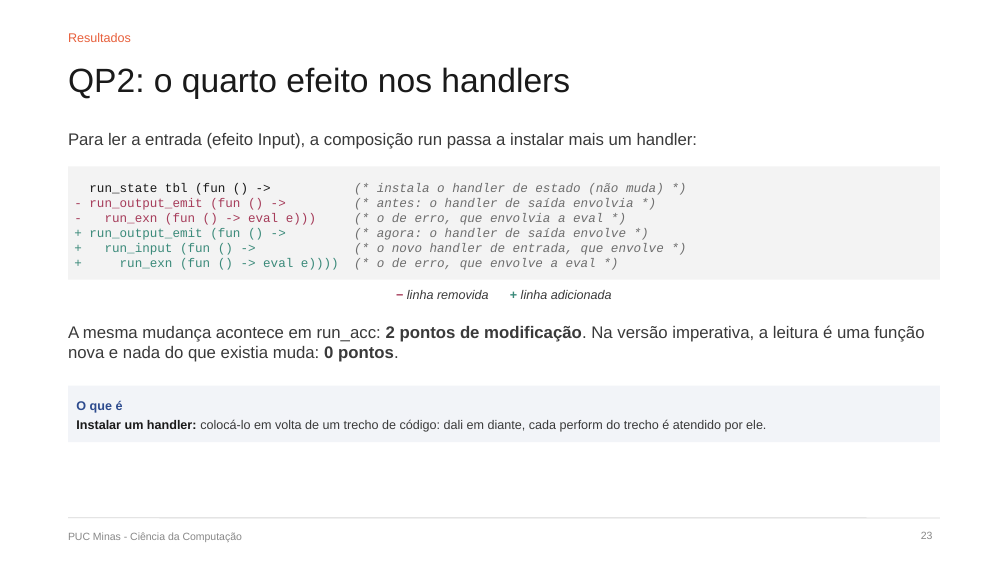
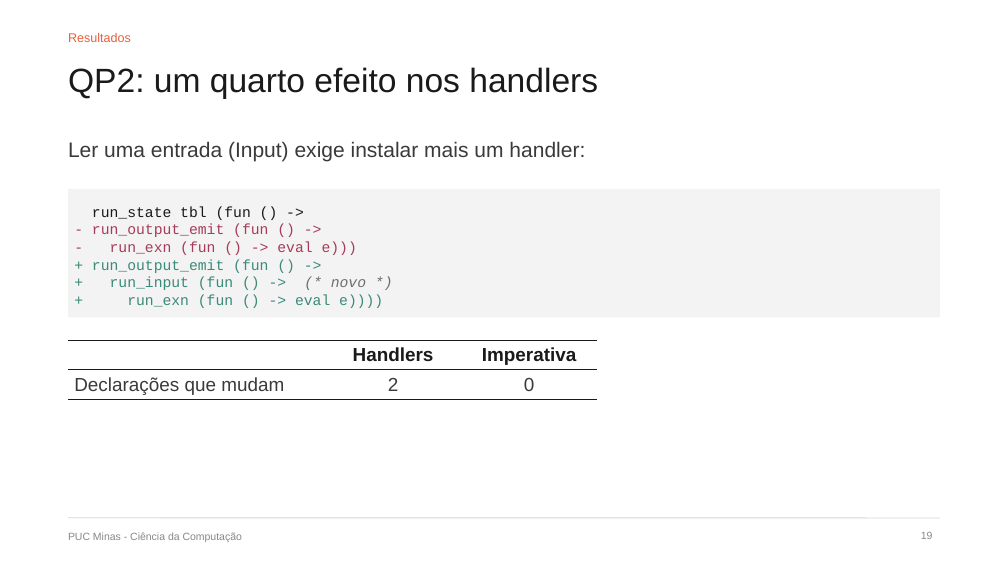
Before and after one commit to DiegoMarchioni/TCC, a slide deck: slide 19 of apresentacao/dissertacao/defesa.pptx (slide 23 before the commit). Drawn at 1008x567 pixels with LibreOffice and Linux fonts; fonts in the diff are those of the drawing. Boxes give left, top, right and bottom in pixels: in the first picture for what was removed or moved away, otherwise in the second. Text is boxed around its words. In the diff, an @@ line names an element or a change of style, - is before the commit and + after.

```diff
--- a/apresentacao/dissertacao/defesa.pptx
+++ b/apresentacao/dissertacao/defesa.pptx
@@ title at [68,67,598,99]: text changed @@
-QP2: o quarto efeito nos handlers
+QP2: um quarto efeito nos handlers
@@ text at [68,141,585,161]: text changed; size 16 to 20 pt @@
-Para ler a entrada (efeito Input), a composição run passa a instalar mais um handler:
+Ler uma entrada (Input) exige instalar mais um handler:
@@ rectangle: place and size @@
-rectangle at [68,166,940,280]
+rectangle at [68,189,940,318]
@@ text at [92,206,383,308]: text changed; size 12 to 14 pt; text colour #6E6E6E to #3B8A7A; italic off @@
-run_state tbl (fun () -> (* instala o handler de estado (não muda) *)
-- run_output_emit (fun () -> (* antes: o handler de saída envolvia *)
-- run_exn (fun () -> eval e))) (* o de erro, que envolvia a eval *)
-+ run_output_emit (fun () -> (* agora: o handler de saída envolve *)
-+ run_input (fun () -> (* o novo handler de entrada, que envolve *)
-+ run_exn (fun () -> eval e)))) (* o de erro, que envolve a eval *)
+run_state tbl (fun () ->
+- run_output_emit (fun () ->
+- run_exn (fun () -> eval e)))
++ run_output_emit (fun () ->
++ run_input (fun () -> (* novo *)
++ run_exn (fun () -> eval e))))
@@ text removed at [407,290,612,299] @@
-− linha removida + linha adicionada
@@ text removed at [68,325,924,362] @@
-A mesma mudança acontece em run_acc: 2 pontos de modificação. Na versão imperativa, a leitura é uma função nova e nada do que existia muda: 0 pontos.
@@ table added at [68,340,597,416], 2 rows, 3 columns @@
+ | Handlers | Imperativa
+Declarações que mudam | 2 | 0
@@ rectangle removed at [68,386,940,442] @@
@@ text removed at [76,401,766,432] @@
-O que é
-Instalar um handler: colocá-lo em volta de um trecho de código: dali em diante, cada perform do trecho é atendido por ele.
@@ page number at [921,532,933,539]: text changed @@
-23
+19
```
Also in this commit, not shown: 21 other slides changed, 3 slides added, 5 slides removed, 3 other files.
